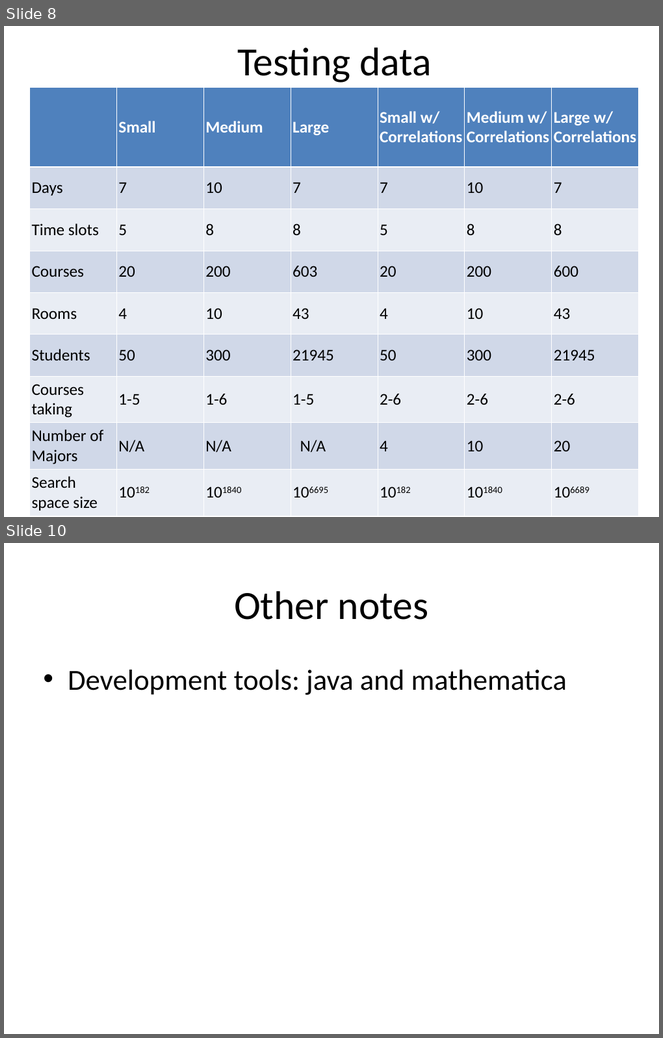
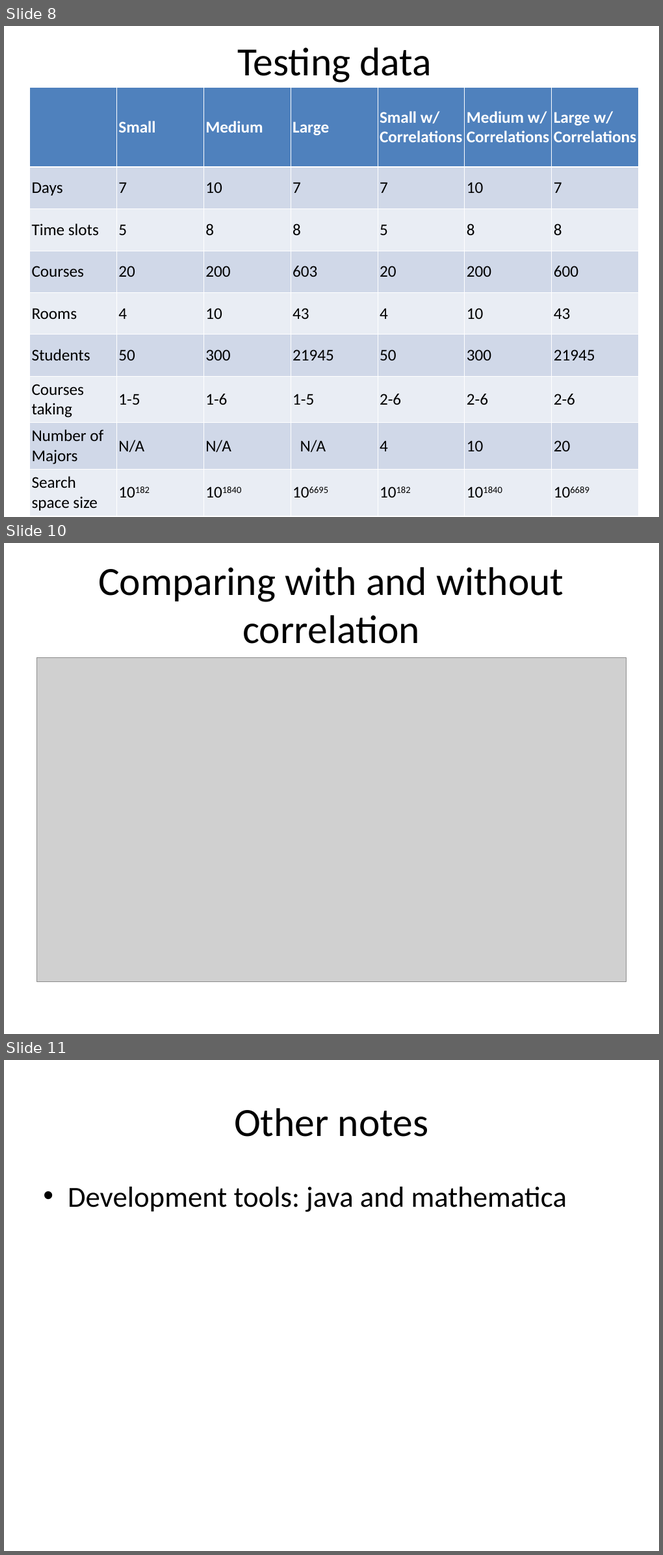
Before and after one commit to akokcam/csc384-genetic-algorithms-project, a slide deck: GA_TestBench/Data Files/presentation.ppt. Shown one above the other, each under a label of ours: slides 8 and 10 before the commit, slides 8, 10 and 11 after it; the slides between them are not shown. The pictures are 663x1038 and 663x1555 pixels, drawn with LibreOffice and Linux fonts; fonts in the diff are those of the drawing; grey boxes stand for pictures. Boxes give left, top, right and bottom in pixels: in the first picture for what was removed or moved away, otherwise in the second. Text is boxed around its words. In the diff, an @@ line names an element or a change of style, - is before the commit and + after.

```diff
--- a/GA_TestBench/Data Files/presentation.ppt
+++ b/GA_TestBench/Data Files/presentation.ppt
@@ slide 10 added at [4,543,659,1034], background #FFFFFF @@
@@ title added at [98,567,564,644], 44 pt, text #000000 @@
+Comparing with and without correlation
@@ picture added at [36,657,627,982] @@
@@ what was slide 10 is now slide 11 @@
```
Also in this commit, not shown: 1 other slide added, 1 slide removed, 4 other files.
